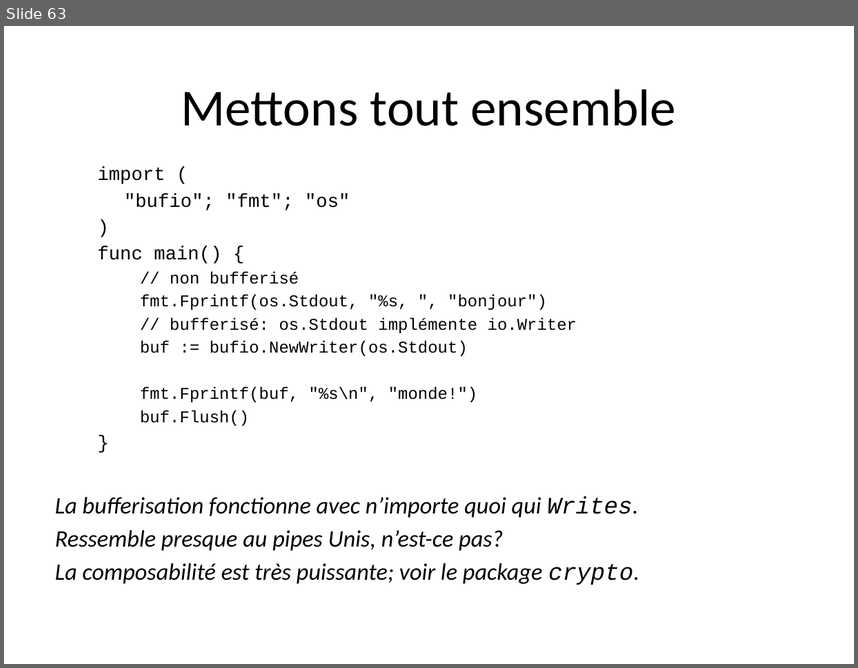
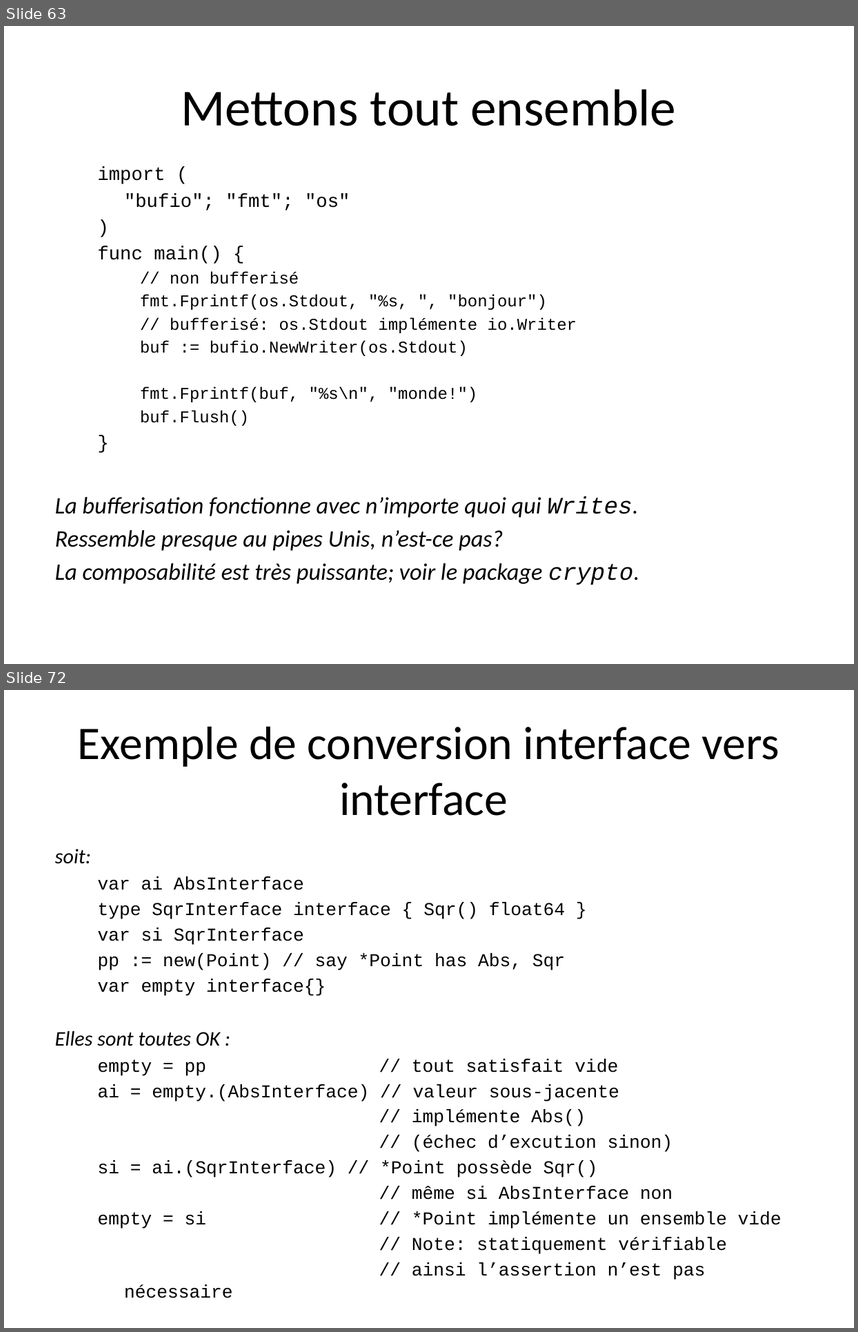
Before and after one commit to trash-anger/golang-france, a slide deck: Go-documentation/cours-general/Go-partie2.pptx. Shown one above the other, each under a label of ours: slide 63 before the commit, slides 63 and 72 after it; the slides between them are not shown. The pictures are 858x668 and 858x1332 pixels, drawn with LibreOffice and Linux fonts; fonts in the diff are those of the drawing; background and template pictures are left out. Boxes give left, top, right and bottom in pixels: in the first picture for what was removed or moved away, otherwise in the second. Text is boxed around its words. In the diff, an @@ line names an element or a change of style, - is before the commit and + after.

```diff
--- a/Go-documentation/cours-general/Go-partie2.pptx
+++ b/Go-documentation/cours-general/Go-partie2.pptx
@@ slide 72 added at (x1=4, y1=690, x2=854, y2=1328), background #FFFFFF @@
@@ title added at (x1=78, y1=727, x2=780, y2=816), 39.6 pt, text #000000 @@
+Exemple de conversion interface vers interface
@@ text added at (x1=55, y1=849, x2=782, y2=1254), 15.4 pt, text #000000 @@
+soit:
+  var ai AbsInterface
+  type SqrInterface interface { Sqr() float64 }
+  var si SqrInterface
+  pp := new(Point) // say *Point has Abs, Sqr
+  var empty interface{}
+Elles sont toutes OK :
+  empty = pp // tout satisfait vide
+  ai = empty.(AbsInterface) // valeur sous-jacente
+  // implémente Abs()
+  // (échec d’excution sinon)
+  si = ai.(SqrInterface) // *Point possède Sqr()
+  // même si AbsInterface non
+  empty = si // *Point implémente un ensemble vide
+  // Note: statiquement vérifiable
+  // ainsi l’assertion n’est pas nécessaire
```
Also in this commit, not shown: 22 other slides added, 1 slide removed, 1 other file.
